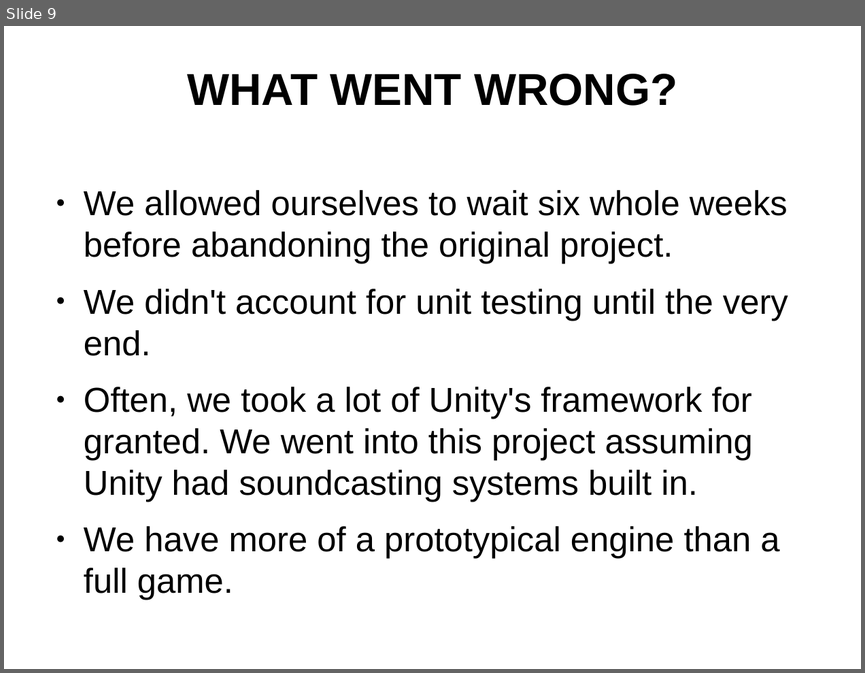
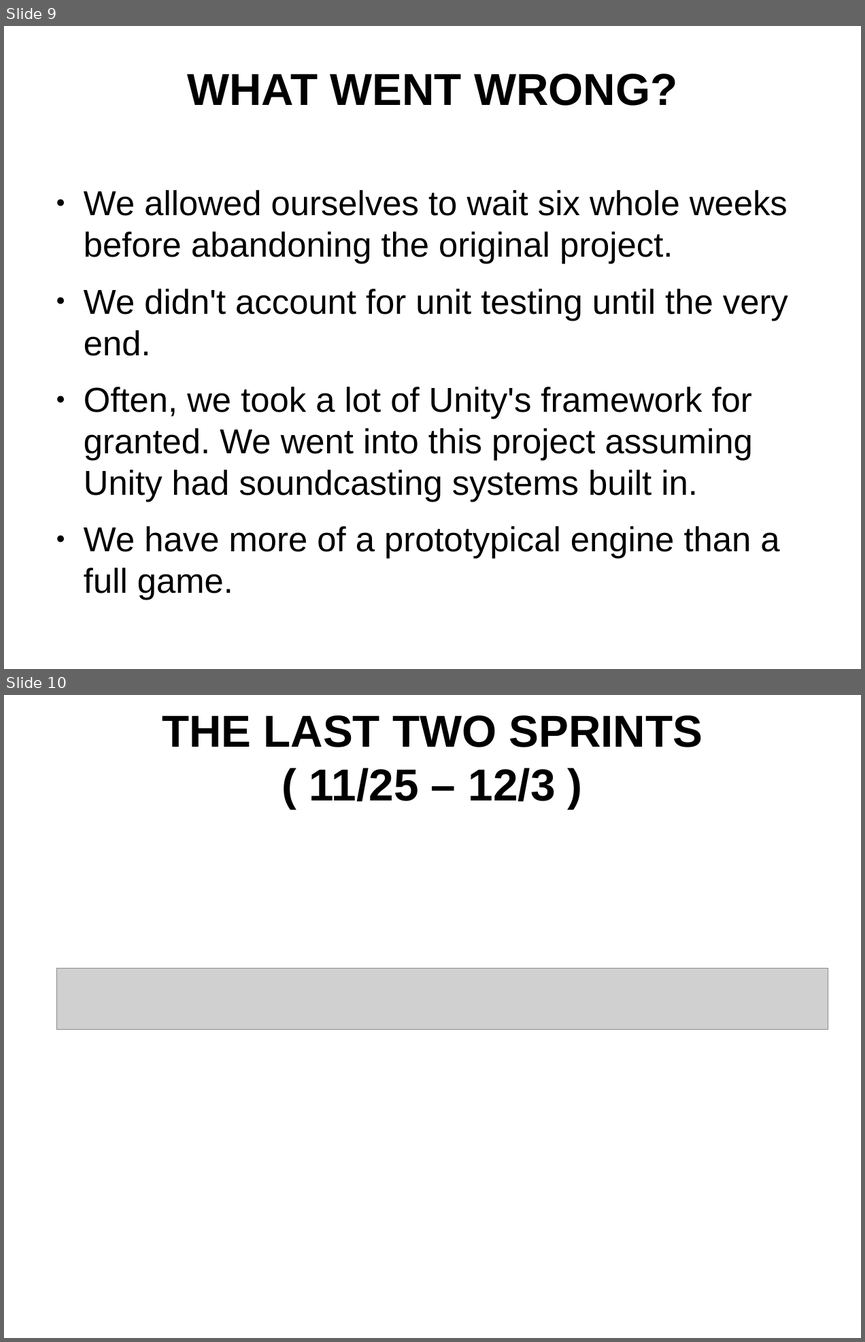
Before and after one commit to maxfield/Presentations, a slide deck: spyral-narwhals/presentation.odp. Shown one above the other, each under a label of ours: slide 9 before the commit, slides 9 and 10 after it. The pictures are 865x673 and 865x1342 pixels, drawn with LibreOffice and Linux fonts; fonts in the diff are those of the drawing; grey boxes stand for pictures; background and template pictures are left out. Boxes give left, top, right and bottom in pixels: in the first picture for what was removed or moved away, otherwise in the second. Text is boxed around its words. In the diff, an @@ line names an element or a change of style, - is before the commit and + after.

```diff
--- a/spyral-narwhals/presentation.odp
+++ b/spyral-narwhals/presentation.odp
@@ slide 10 added at [4,695,861,1338], background picture (left out) @@
@@ title added at [162,715,703,802], 41.4 pt, text #000000, bold @@
+THE LAST TWO SPRINTS
+( 11/25 – 12/3 )
@@ picture added at [57,968,828,1030] @@
```
Also in this commit, not shown: 2 slides changed, 1 other slide added, 2 other files.
